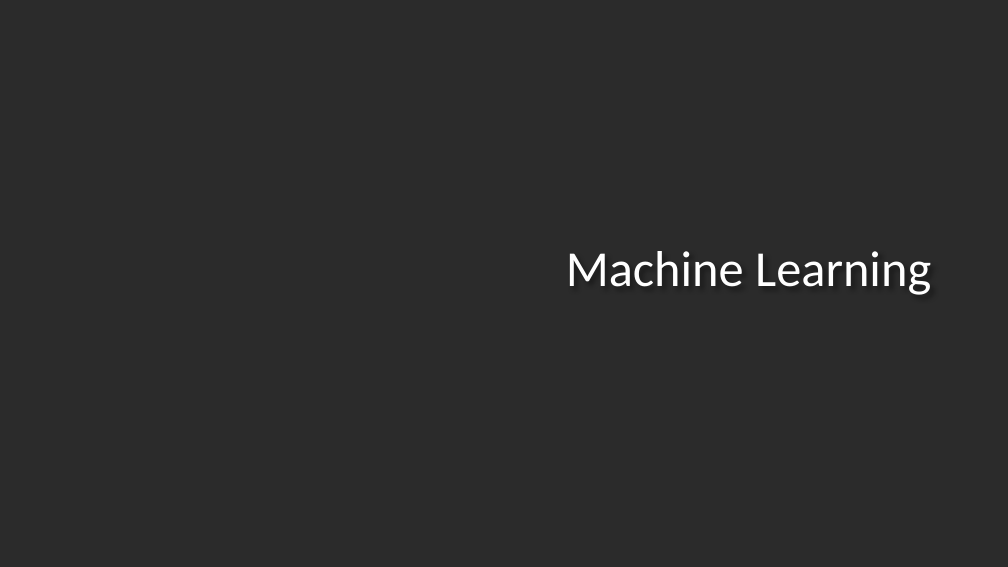
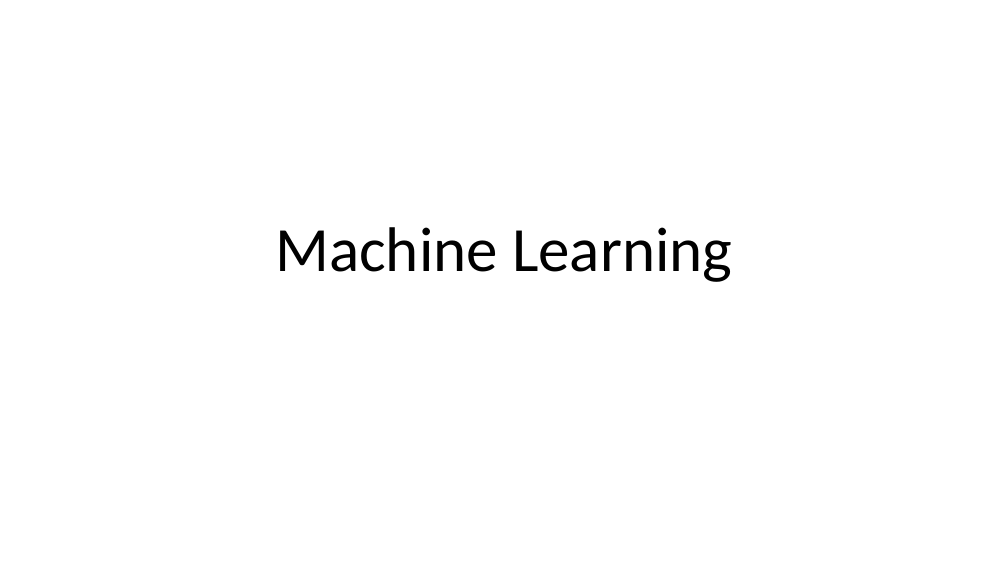
Before and after one commit to artasheskhachatryan1991/MachineLearningLectures, a slide deck: slide 1 of Welcome to Machine Learning Naive Bayes.pptx. Drawn at 1008x567 pixels with LibreOffice and Linux fonts; fonts in the diff are those of the drawing; background and template pictures are left out; a plain dark background stands for a picture behind light text. Boxes give left, top, right and bottom in pixels: in the first picture for what was removed or moved away, otherwise in the second. Text is boxed around its words. In the diff, an @@ line names an element or a change of style, - is before the commit and + after.

```diff
--- a/Welcome to Machine Learning Naive Bayes.pptx
+++ b/Welcome to Machine Learning Naive Bayes.pptx
@@ background picture (left out) to #FFFFFF @@
@@ title "Machine Learning": place and size @@
-title "Machine Learning" at <box>566,251,931,295</box>
+title "Machine Learning" at <box>275,227,732,282</box>
@@ title "Machine Learning" at <box>275,227,732,282</box>: size 36 to 45 pt, text colour #FFFFFF to #000000; alignment right to centre; line spacing 1 to 0.9; vertical alignment middle to bottom @@
```
Also in this commit, not shown: 5 other slides changed, 1 slide added, 1 slide removed.
